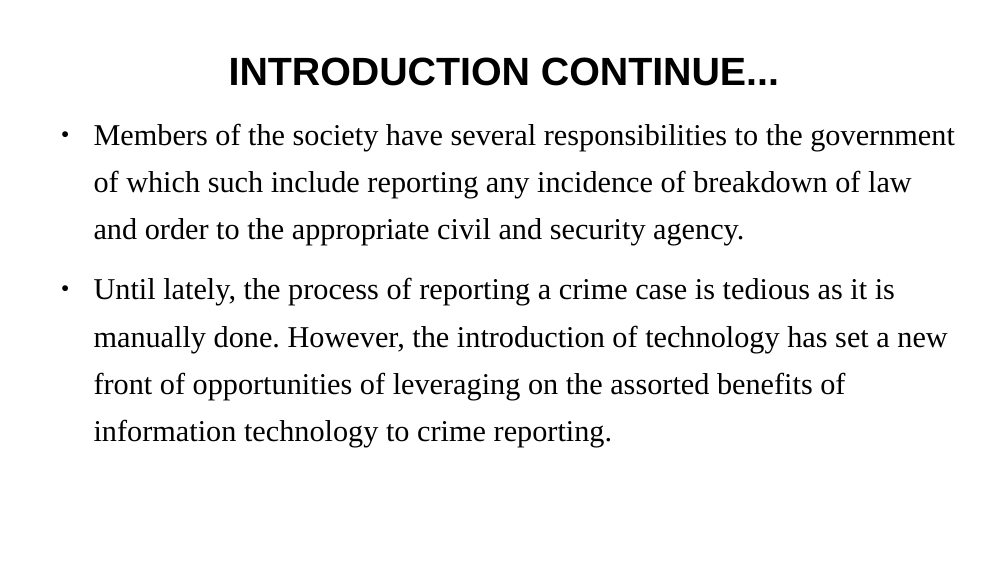
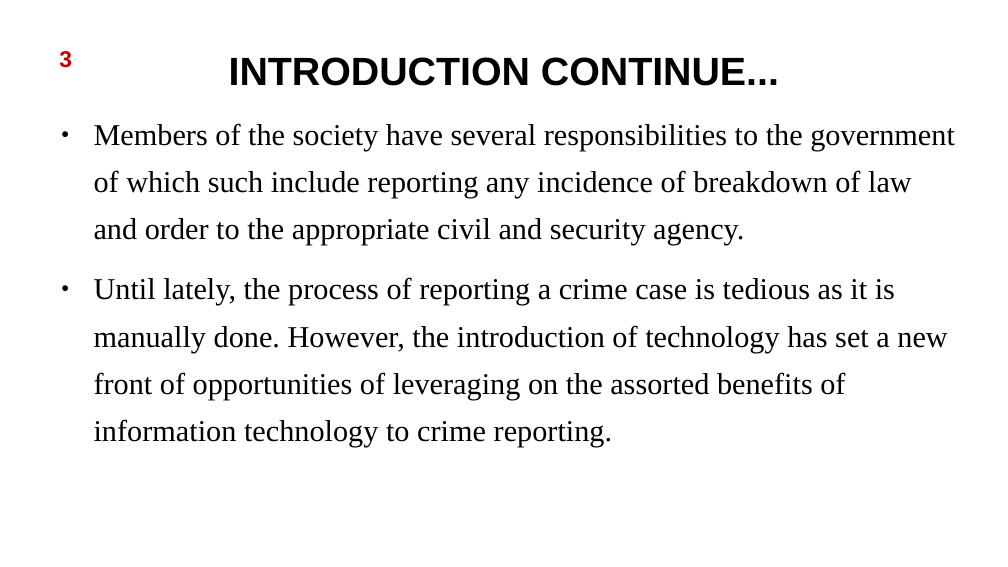
Before and after one commit to Jackieriel/crime-reporting-system, a slide deck: slide 4 of PAPER WORK/TESSY MAIN WORK/NOVEMBER/ETUKUDOH UNWANA THERESA CRIME SYSTEM.pptx. Drawn at 1008x567 pixels with LibreOffice and Linux fonts; fonts in the diff are those of the drawing; background and template pictures are left out. Boxes give left, top, right and bottom in pixels: in the first picture for what was removed or moved away, otherwise in the second. Text is boxed around its words. In the diff, an @@ line names an element or a change of style, - is before the commit and + after.

```diff
--- a/PAPER WORK/TESSY MAIN WORK/NOVEMBER/ETUKUDOH UNWANA THERESA CRIME SYSTEM.pptx
+++ b/PAPER WORK/TESSY MAIN WORK/NOVEMBER/ETUKUDOH UNWANA THERESA CRIME SYSTEM.pptx
@@ text added at <box>59,51,72,68</box>, 18 pt, text #C00000, bold @@
+3
```
Also in this commit, not shown: 11 other slides changed, 54 other files.
